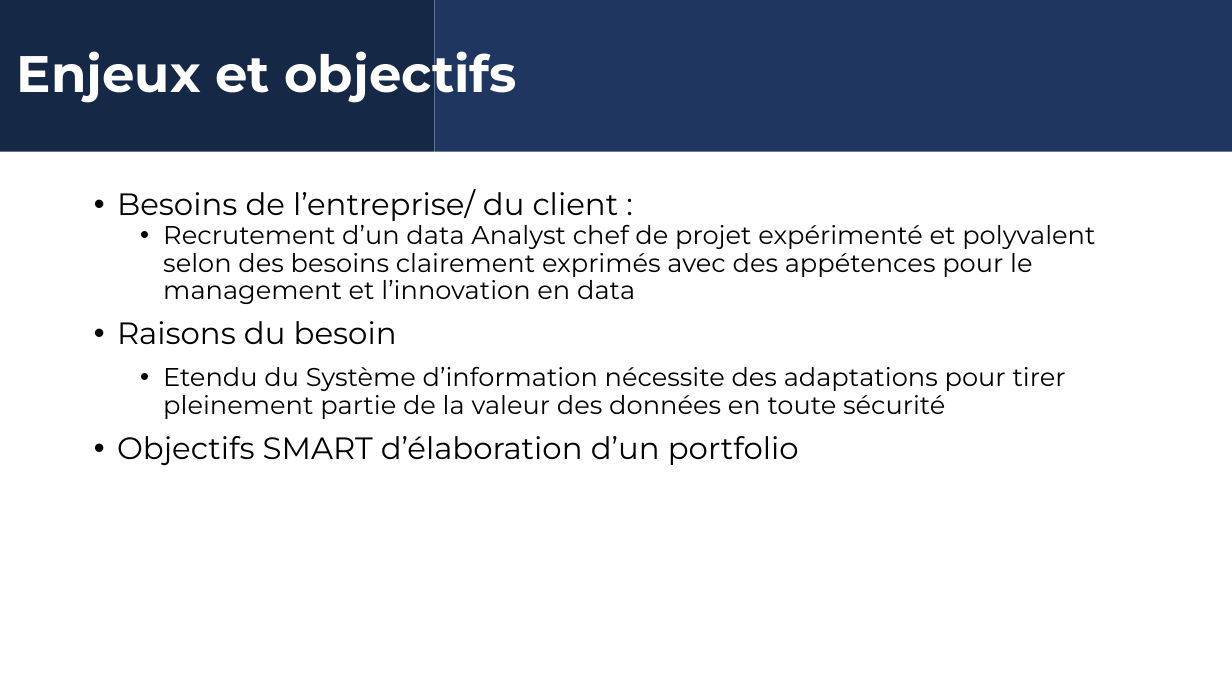
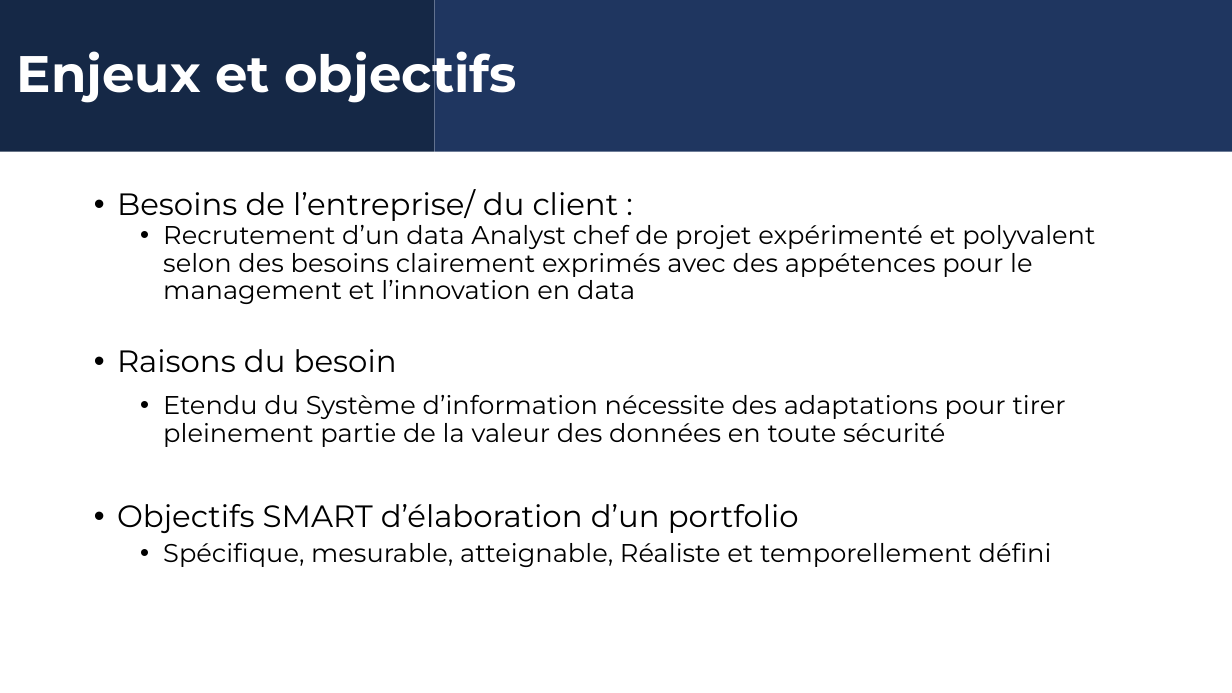
Before and after one commit to Rom1du62/rom1du62.github.io, a slide deck: slide 4 of Realisation_portfolio/Cahier des charges.pptx. Drawn at 1232x693 pixels with LibreOffice and Linux fonts; fonts in the diff are those of the drawing; background and template pictures are left out. Boxes give left, top, right and bottom in pixels: in the first picture for what was removed or moved away, otherwise in the second. Text is boxed around its words. In the diff, an @@ line names an element or a change of style, - is before the commit and + after.

```diff
--- a/Realisation_portfolio/Cahier des charges.pptx
+++ b/Realisation_portfolio/Cahier des charges.pptx
@@ text at (x1=163, y1=543, x2=1052, y2=567): paragraph added @@
+  • Spécifique, mesurable, atteignable, Réaliste et temporellement défini
```
Also in this commit, not shown: 5 other slides changed, 6 other files.
